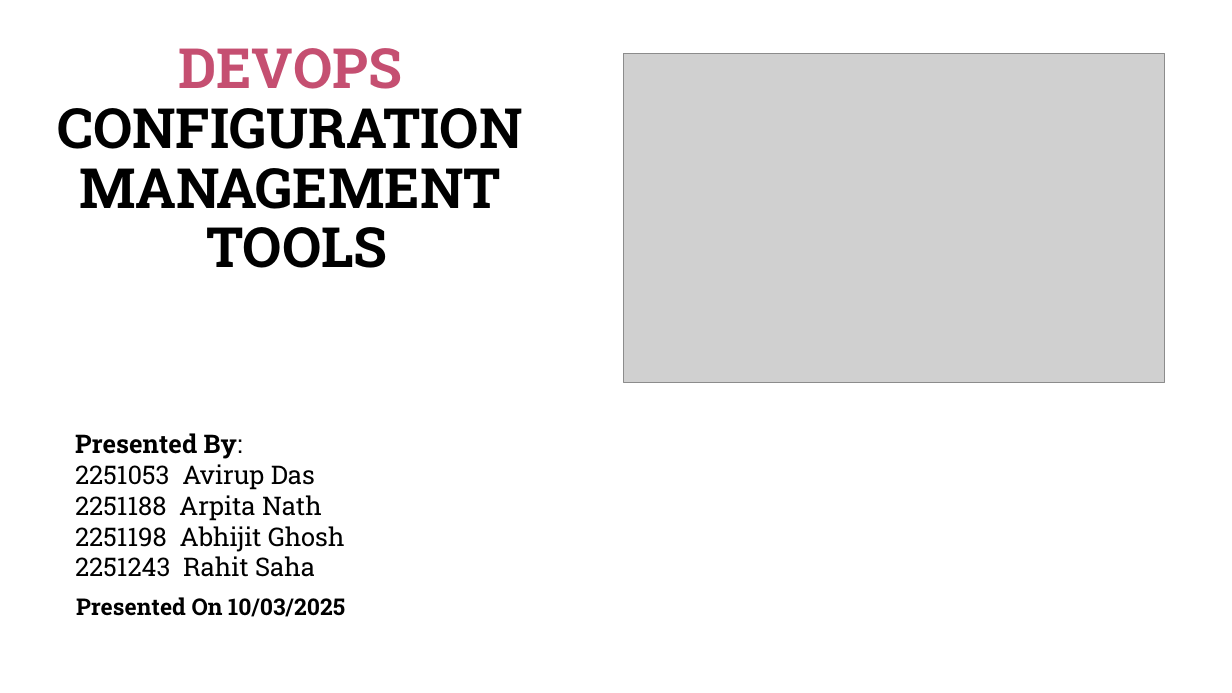
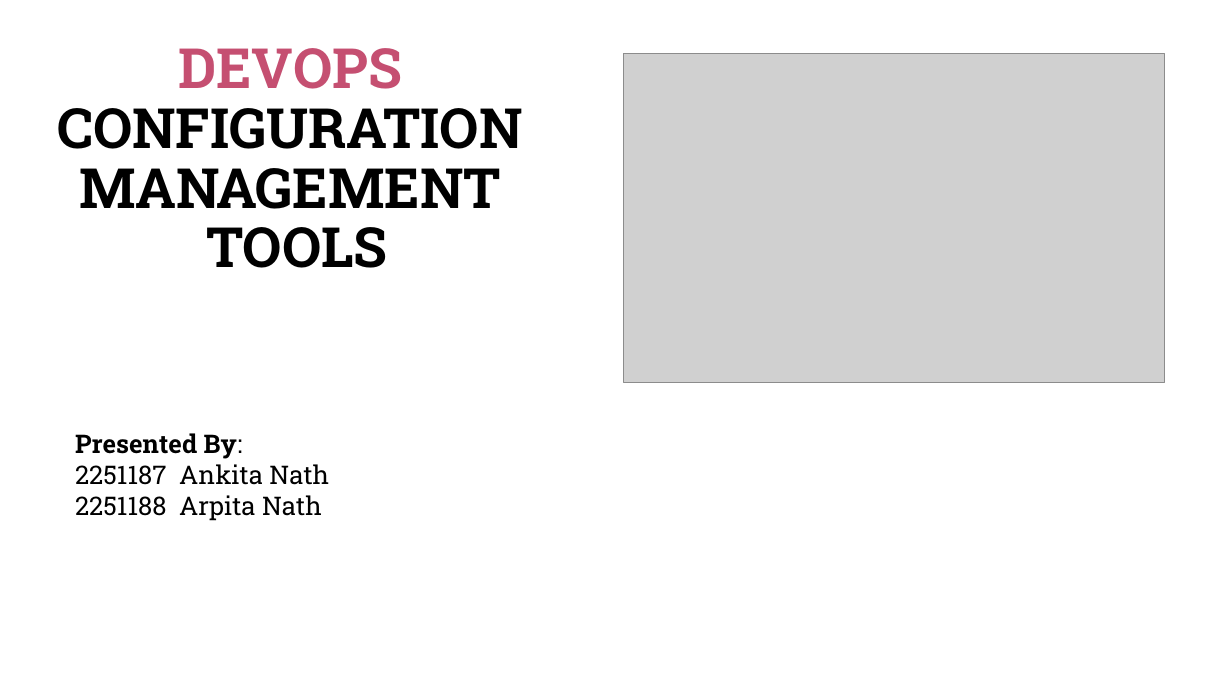
Before and after one commit to arpi2003ta/Devops, a slide deck: slide 1 of Devops10.pptx. Drawn at 1232x693 pixels with LibreOffice and Linux fonts; fonts in the diff are those of the drawing; grey boxes stand for pictures. Boxes give left, top, right and bottom in pixels: in the first picture for what was removed or moved away, otherwise in the second. Text is boxed around its words. In the diff, an @@ line names an element or a change of style, - is before the commit and + after.

```diff
--- a/Devops10.pptx
+++ b/Devops10.pptx
@@ text at bbox=[75, 464, 329, 485]: text changed @@
-2251053 Avirup Das
+2251187 Ankita Nath
@@ text at bbox=[75, 526, 345, 577]: paragraphs removed @@
-2251198 Abhijit Ghosh
-2251243 Rahit Saha
@@ text removed at bbox=[76, 597, 345, 617] @@
-Presented On 10/03/2025
```
Also in this commit, not shown: 1 other file.
